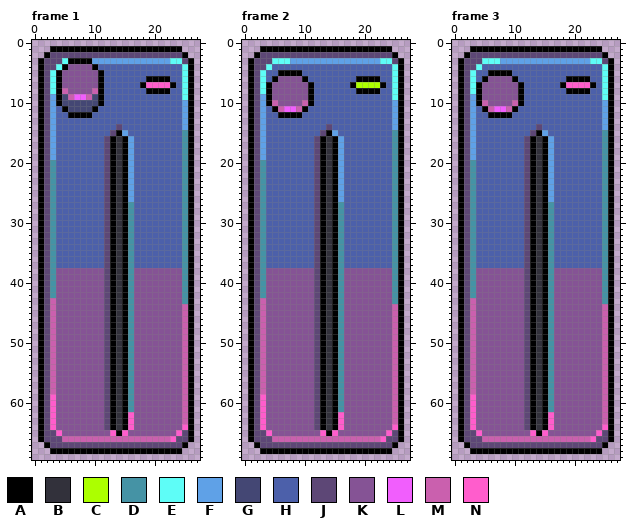
Pixel-art file, stored at internal/gamedata/img/scan_shreder.aseprite. This is how it looked before the edit.
28x70 pixels, 3 frames. Shown: frame 1, frame 2, frame 3.
Palette (. is transparent): A #000000  B #32313b  C #acff00  D #4593a5  E #5efdf7  F #5fa1e7  G #444774  H #4c60aa  J #5d4776  K #855395  L #f15efd  M #ca60ae  N #ff5dcc
The same view after the edit:
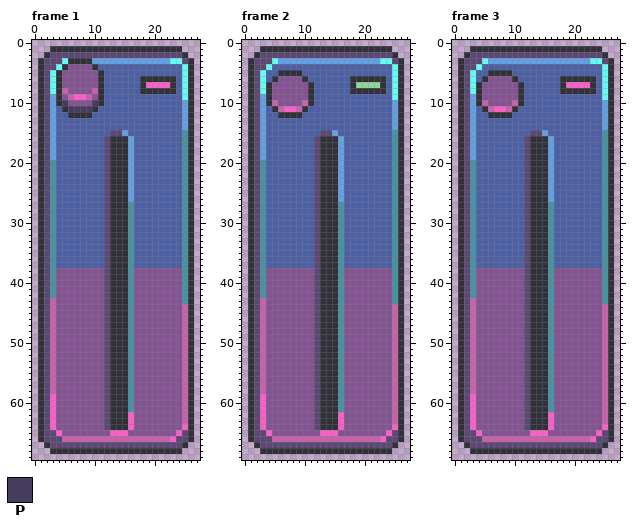
Colours new in this view: P #463c5e
Changes in this commit:
colour C: #acff00 -> #8dd894
Changed rows in their new state; - is a pixel that keeps its letter.
Frame 1, layer "Flattened":
first column x 1:
 1 --BBBBBBBBBBBBBBBBBBBBBB--
 2 -B----------------------B-
 3 B----BBBB----------------B
 4 B---B----B---------------B
 5 B--B------B--------------B
 6 B--B------B------BBBBBB--B
 7 B--B------B------B----B--B
 8 B--B------B------BBBBBB--B
 9 B--BK-NN-KB--------------B
10 B--BPKKKKPB--------------B
11 B---BPPPPB---------------B
12 B----BBBB----------------B
13 B------------------------B
14 B------------H-----------B
15 B------------J-----------B
16 B-----------B-B----------B
17 B-----------B-B----------B
18 B-----------B-B----------B
19 B-----------B-B----------B
20 B-----------B-B----------B
21 B-----------B-B----------B
22 B-----------B-B----------B
23 B-----------B-B----------B
24 B-----------B-B----------B
25 B-----------B-B----------B
26 B-----------B-B----------B
27 B-----------B-B----------B
28 B-----------B-B----------B
29 B-----------B-B----------B
30 B-----------B-B----------B
31 B-----------B-B----------B
32 B-----------B-B----------B
33 B-----------B-B----------B
34 B-----------B-B----------B
35 B-----------B-B----------B
36 B-----------B-B----------B
37 B-----------B-B----------B
38 B-----------B-B----------B
39 B-----------B-B----------B
40 B-----------B-B----------B
41 B-----------B-B----------B
42 B-----------B-B----------B
43 B-----------B-B----------B
44 B-----------B-B----------B
45 B-----------B-B----------B
46 B-----------B-B----------B
47 B-----------B-B----------B
48 B-----------B-B----------B
49 B-----------B-B----------B
50 B-----------B-B----------B
51 B-----------B-B----------B
52 B-----------B-B----------B
53 B-----------B-B----------B
54 B-----------B-B----------B
55 B-----------B-B----------B
56 B-----------B-B----------B
57 B-----------B-B----------B
58 B-----------B-B----------B
59 B-----------B-B----------B
60 B-----------B-B----------B
61 B-----------B-B----------B
62 B-----------B-B----------B
63 B-----------B-B----------B
64 B-----------B-B----------B
65 B------------N-----------B
66 B------------------------B
67 -B----------------------B-
68 --BBBBBBBBBBBBBBBBBBBBBB--
Frame 2, layer "Flattened":
first column x 1:
 1 --BBBBBBBBBBBBBBBBBBBBBB--
 2 -B----------------------B-
 3 B----FF------------------B
 4 B------------------------B
 5 B----BBBB----------------B
 6 B---B----B-------BBBBBB--B
 7 B--B------B------B----B--B
 8 B--B------B------BBBBBB--B
 9 B--B------B--------------B
10 B--B------B--------------B
11 B---B-NN-B---------------B
12 B----BBBB----------------B
13 B------------------------B
14 B------------H-----------B
15 B------------J-----------B
16 B-----------B-B----------B
17 B-----------B-B----------B
18 B-----------B-B----------B
19 B-----------B-B----------B
20 B-----------B-B----------B
21 B-----------B-B----------B
22 B-----------B-B----------B
23 B-----------B-B----------B
24 B-----------B-B----------B
25 B-----------B-B----------B
26 B-----------B-B----------B
27 B-----------B-B----------B
28 B-----------B-B----------B
29 B-----------B-B----------B
30 B-----------B-B----------B
31 B-----------B-B----------B
32 B-----------B-B----------B
33 B-----------B-B----------B
34 B-----------B-B----------B
35 B-----------B-B----------B
36 B-----------B-B----------B
37 B-----------B-B----------B
38 B-----------B-B----------B
39 B-----------B-B----------B
40 B-----------B-B----------B
41 B-----------B-B----------B
42 B-----------B-B----------B
43 B-----------B-B----------B
44 B-----------B-B----------B
45 B-----------B-B----------B
46 B-----------B-B----------B
47 B-----------B-B----------B
48 B-----------B-B----------B
49 B-----------B-B----------B
50 B-----------B-B----------B
51 B-----------B-B----------B
52 B-----------B-B----------B
53 B-----------B-B----------B
54 B-----------B-B----------B
55 B-----------B-B----------B
56 B-----------B-B----------B
57 B-----------B-B----------B
58 B-----------B-B----------B
59 B-----------B-B----------B
60 B-----------B-B----------B
61 B-----------B-B----------B
62 B-----------B-B----------B
63 B-----------B-B----------B
64 B-----------B-B----------B
65 B------------N-----------B
66 B------------------------B
67 -B----------------------B-
68 --BBBBBBBBBBBBBBBBBBBBBB--
Frame 3, layer "Flattened": the same change as frame 2
